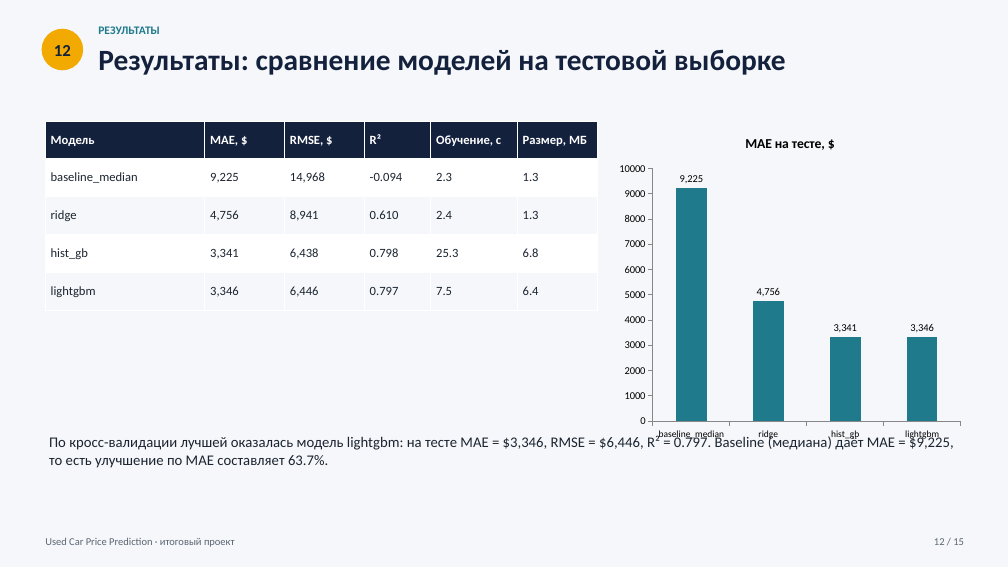
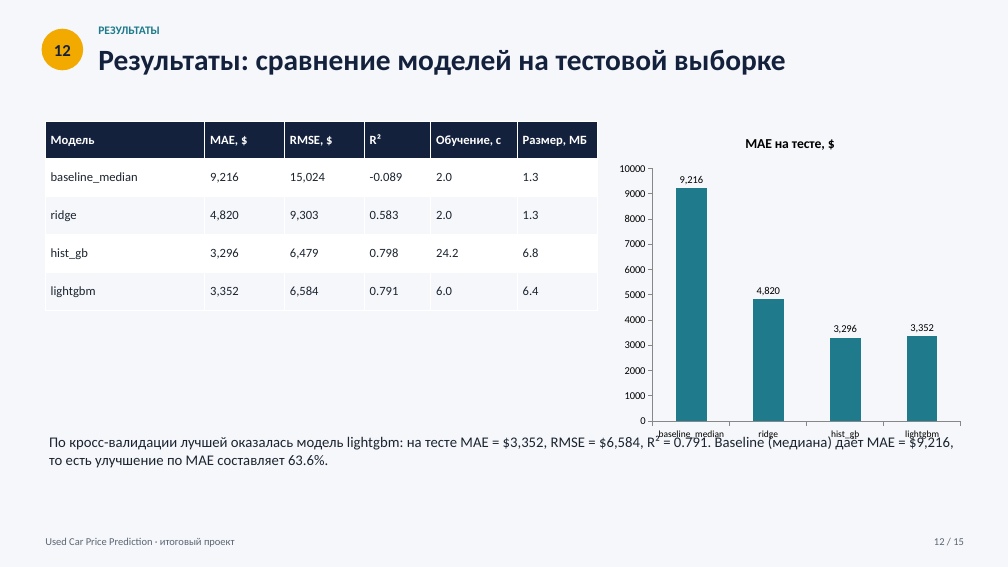
Before and after one commit to abylayy/used-car-price, a slide deck: slide 12 of presentation/Used_Car_Price_Prediction.pptx. Drawn at 1008x567 pixels with LibreOffice and Linux fonts; fonts in the diff are those of the drawing. Boxes give left, top, right and bottom in pixels: in the first picture for what was removed or moved away, otherwise in the second. Text is boxed around its words. In the diff, an @@ line names an element or a change of style, - is before the commit and + after.

```diff
--- a/presentation/Used_Car_Price_Prediction.pptx
+++ b/presentation/Used_Car_Price_Prediction.pptx
@@ table at (45,121,598,310) @@
-row 2: baseline_median | 9,225 | 14,968 | -0.094 | 2.3 | 1.3
+row 2: baseline_median | 9,216 | 15,024 | -0.089 | 2.0 | 1.3
-row 3: ridge | 4,756 | 8,941 | 0.610 | 2.4 | 1.3
+row 3: ridge | 4,820 | 9,303 | 0.583 | 2.0 | 1.3
-row 4: hist_gb | 3,341 | 6,438 | 0.798 | 25.3 | 6.8
+row 4: hist_gb | 3,296 | 6,479 | 0.798 | 24.2 | 6.8
-row 5: lightgbm | 3,346 | 6,446 | 0.797 | 7.5 | 6.4
+row 5: lightgbm | 3,352 | 6,584 | 0.791 | 6.0 | 6.4
@@ column chart at (613,121,968,446) @@
-Series 1: 9225, 4756, 3341, 3346
+Series 1: 9216, 4820, 3296, 3352
@@ text at (49,435,954,468): text changed @@
-По кросс-валидации лучшей оказалась модель lightgbm: на тесте MAE = $3,346, RMSE = $6,446, R² = 0.797. Baseline (медиана) даёт MAE = $9,225, то есть улучшение по MAE составляет 63.7%.
+По кросс-валидации лучшей оказалась модель lightgbm: на тесте MAE = $3,352, RMSE = $6,584, R² = 0.791. Baseline (медиана) даёт MAE = $9,216, то есть улучшение по MAE составляет 63.6%.
```
Also in this commit, not shown: 6 other slides changed, 48 other files.
